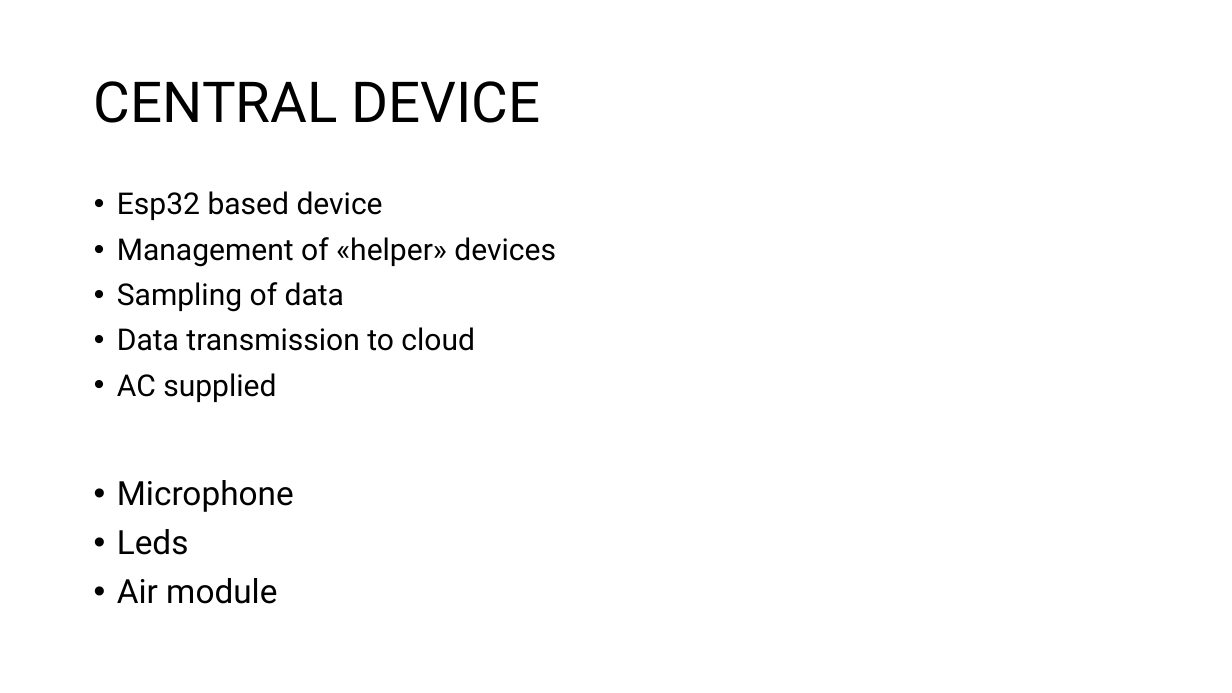
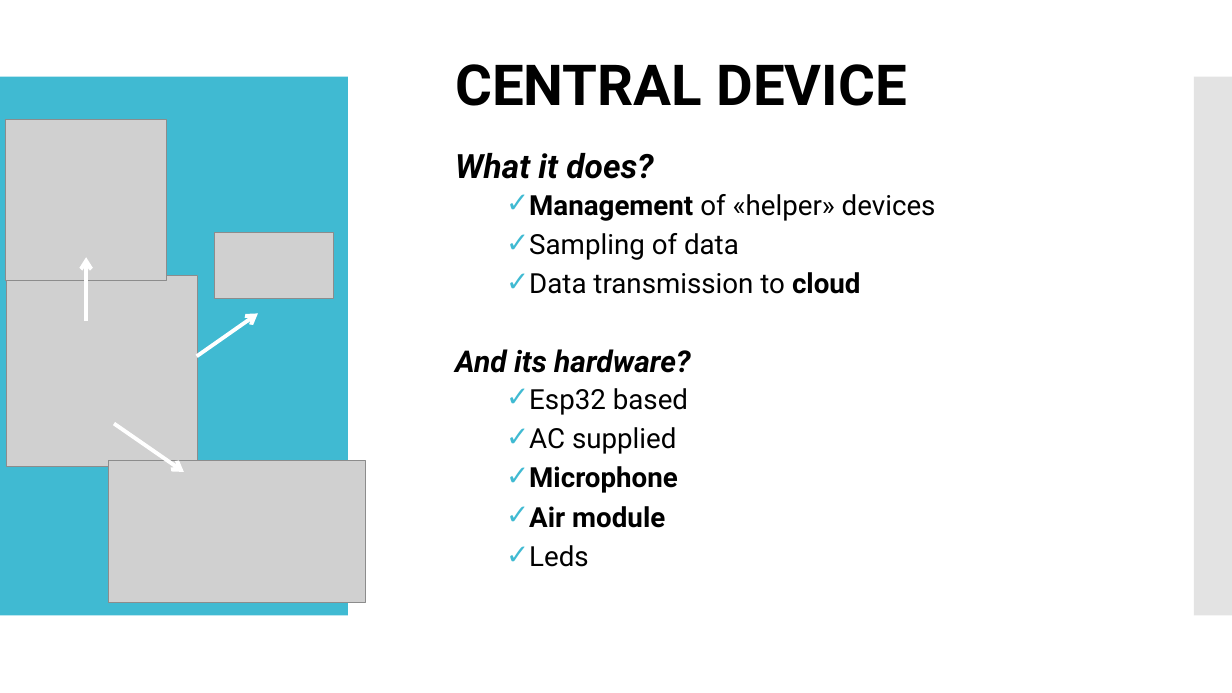
Before and after one commit to LorenzoPecorari/iot_project, a slide deck: slide 3 of iot_pres.pptx. Drawn at 1232x693 pixels with LibreOffice and Linux fonts; fonts in the diff are those of the drawing; grey boxes stand for pictures; background and template pictures are left out. Boxes give left, top, right and bottom in pixels: in the first picture for what was removed or moved away, otherwise in the second. Text is boxed around its words. In the diff, an @@ line names an element or a change of style, - is before the commit and + after.

```diff
--- a/iot_pres.pptx
+++ b/iot_pres.pptx
@@ title "CENTRAL DEVICE": place and size @@
-title "CENTRAL DEVICE" at [94, 81, 541, 123]
+title "CENTRAL DEVICE" at [455, 64, 907, 106]
@@ title "CENTRAL DEVICE" at [455, 64, 907, 106]: bold on @@
@@ rectangle added at [0, 77, 348, 616], fill #40BAD2 @@
@@ rectangle added at [1194, 77, 1232, 616], fill #C8C8C8 at 50% opacity @@
@@ picture added at [6, 120, 166, 281] @@
@@ text "What it does?": place and size @@
-text "What it does?" at [117, 191, 556, 402]
+text "What it does?" at [455, 153, 936, 567]
@@ text at [455, 153, 653, 179]: text changed; size 23.4 to 26.1 pt; bold on; italic on @@
-• Esp32 based device
+What it does?
@@ text at [529, 194, 936, 454]: size 23.4 to 21.6 pt in "Management of «helper» devices", "Sampling of data", "Data transmission to cloud", "AC supplied"; bold on in "Management", "cloud"; bullet • to ✓; list level 1 to 2 in "Management of «helper» devices"; line spacing 0.9 to 0.7; bullet colour #000000 to #40BAD2; list level 1 to 2 in "Sampling of data"; list level 1 to 2 in "Data transmission to cloud"; list level 1 to 2 in "AC supplied" @@
@@ picture added at [214, 233, 334, 299] @@
@@ arrow added from (86, 322) to (86, 257), #FFFFFF 3 pt @@
@@ picture added at [6, 275, 198, 467] @@
@@ arrow added from (197, 357) to (258, 313), #FFFFFF 3 pt @@
@@ text at [455, 349, 690, 415]: paragraphs added @@
+And its hardware?
+  ✓ Esp32 based
@@ arrow added from (114, 423) to (184, 472), #FFFFFF 3 pt @@
@@ picture added at [109, 460, 366, 603] @@
@@ text at [529, 466, 678, 567]: paragraphs added @@
+  ✓ Microphone
+  ✓ Air module
+  ✓ Leds
@@ text removed at [117, 480, 294, 604] @@
-• Microphone
-• Leds
-• Air module
```
Also in this commit, not shown: 4 other slides changed, 1 slide added, 1 slide removed.
